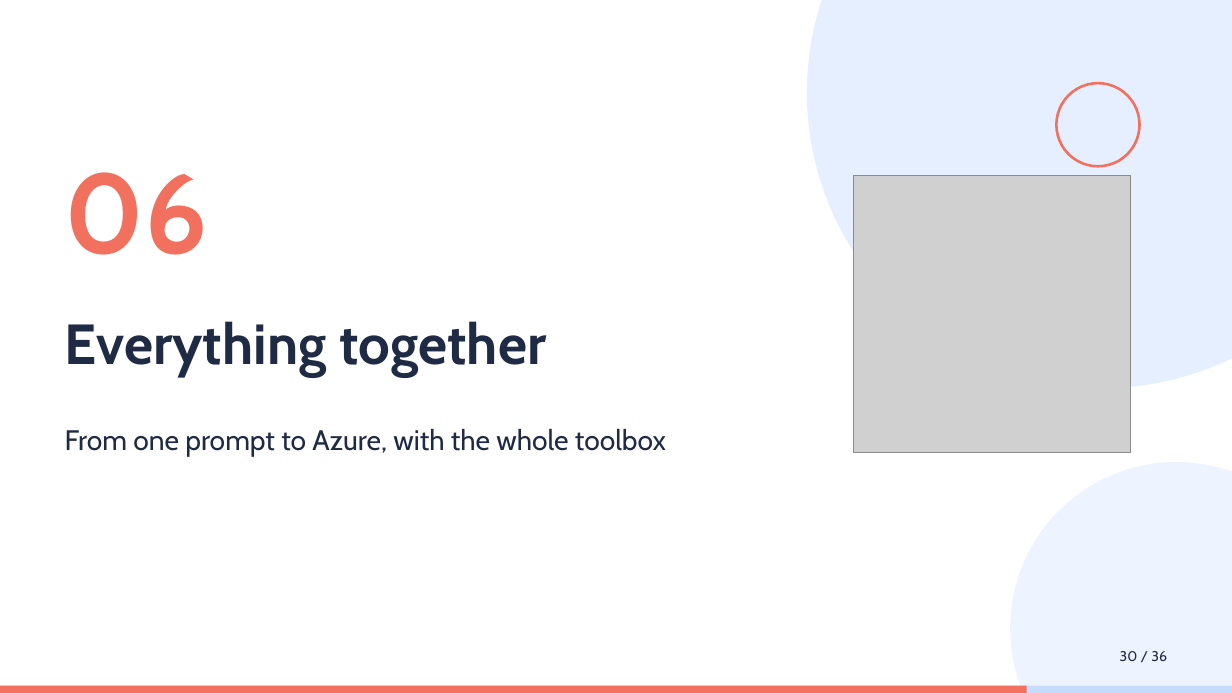
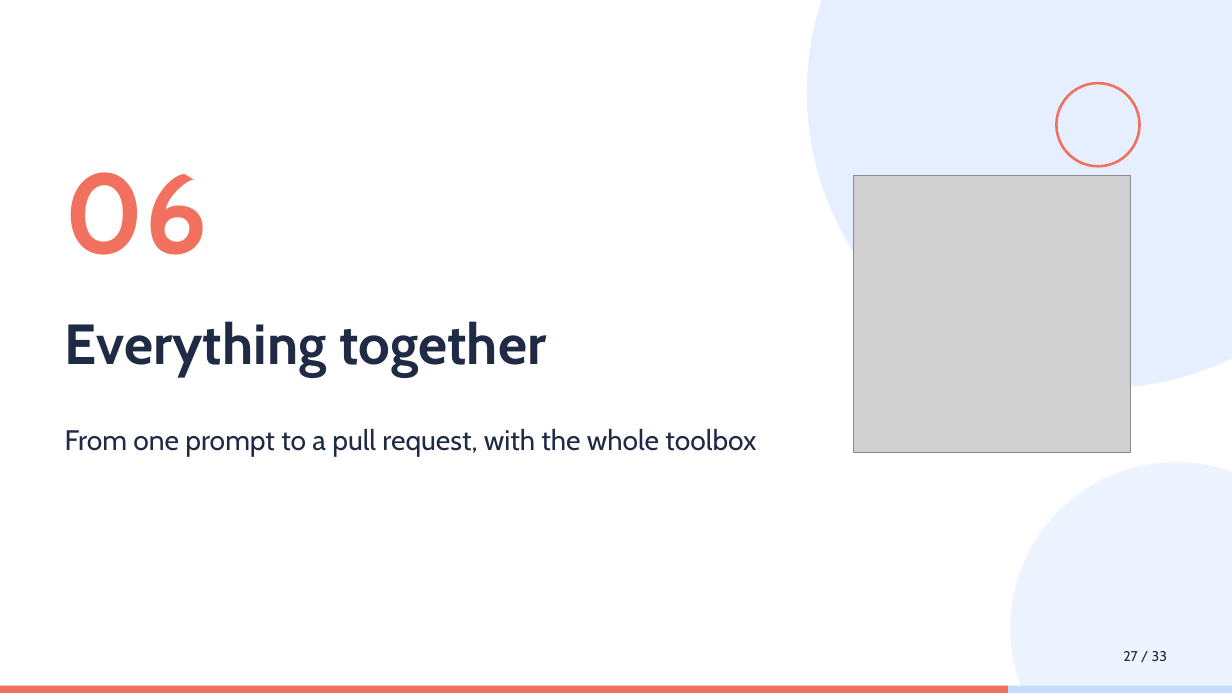
Before and after one commit to idoudist/ai-toolbox-presentation, a slide deck: slide 27 of hello-skills.pptx. Drawn at 1232x693 pixels with LibreOffice and Linux fonts; fonts in the diff are those of the drawing; grey boxes stand for pictures. Boxes give left, top, right and bottom in pixels: in the first picture for what was removed or moved away, otherwise in the second. Text is boxed around its words. In the diff, an @@ line names an element or a change of style, - is before the commit and + after.

```diff
--- a/hello-skills.pptx
+++ b/hello-skills.pptx
@@ text at (65, 429, 756, 456): text changed @@
-From one prompt to Azure, with the whole toolbox
+From one prompt to a pull request, with the whole toolbox
@@ text at (1123, 651, 1167, 661): text changed @@
-30 / 36
+27 / 33
@@ rectangle: place and size @@
-rectangle at (0, 686, 1027, 693)
+rectangle at (0, 686, 1008, 693)
```
Also in this commit, not shown: 28 other slides changed.
